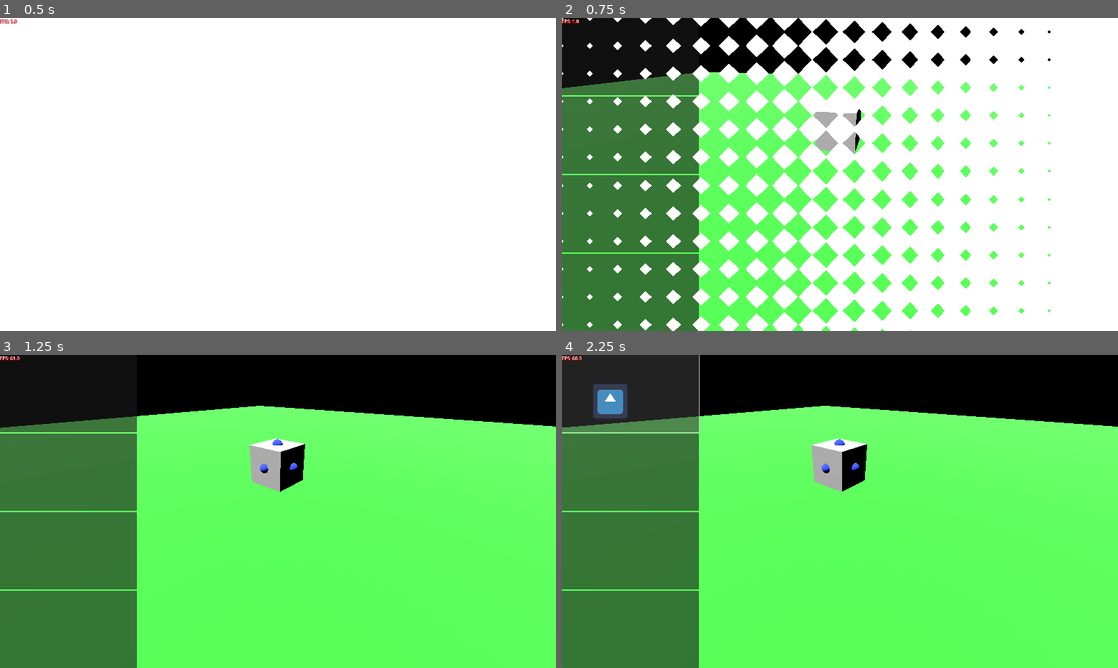
Above: before the commit, frames 1-4 (two rows, left to right).
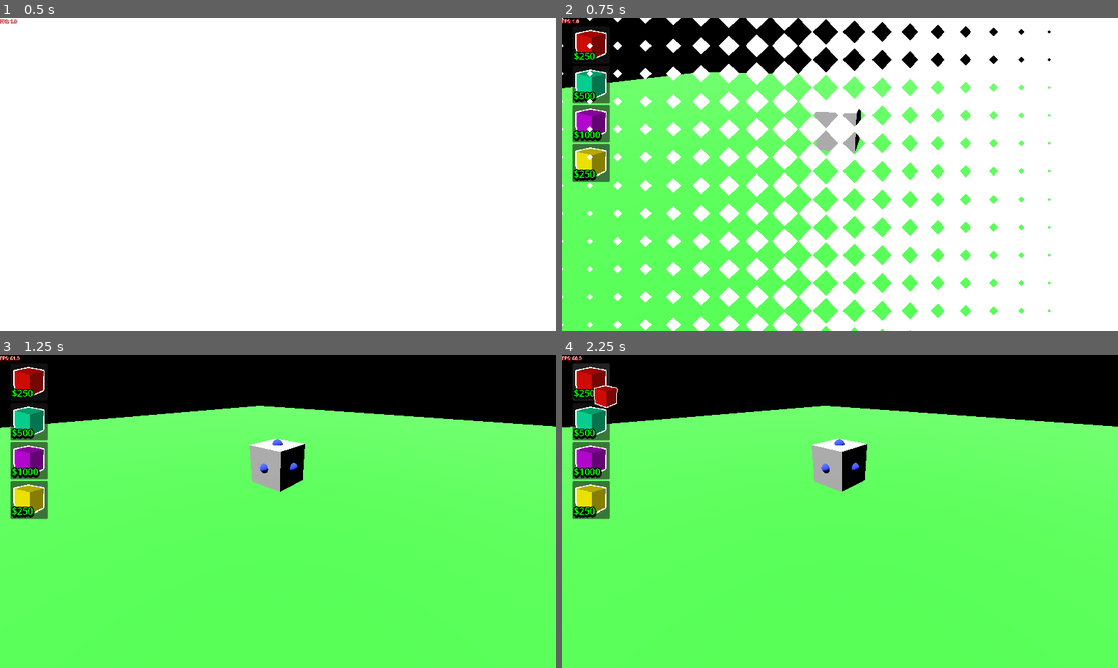
Above: after the commit, the same moments.

Repository: SuperGoon97/CAPJam2025
Game: Godot game, scene res://Scenes/Core/GameCore/game_core.tscn
Same seed, same stepped clock (60 frames per second), same inputs: the game is played once before the commit and once after it. The engine's default icon, where the game draws it, is replaced by a stand-in: a white triangle on a blue panel in a dark square.
Inputs (mouse positions are in pixels of both pictures, inside the frame that each line leads up to):
- Up to frame 1 (0.5 s): no input
- Up to frame 2 (0.75 s): move the mouse to (962, 158) at 0.52 s; hold Right (Right) from 0.53 s (still down); click (962, 158) at 0.67 s
- Up to frame 3 (1.25 s): keep holding Right (Right)
- Up to frame 4 (2.25 s): release Right (Right) at 1.25 s; click (628, 392) at 1.27 s; click (589, 383) at 2 s, where only the run after the commit has a clickable "$250"

Frame 1 is identical in both runs. In frame 2, 18% of the frame differs, in the area x 0-25%, y 3-100%; in frame 3, 19%; in frame 4, 24%, in the area x 0-25%, y 0-100%.

Commit message:
ui stuff

Diff:
--- /dev/null
+++ b/template/Scenes/UI/Game/shop_button.tscn
@@ -0,0 +1,52 @@
+[gd_scene load_steps=3 format=3 uid="uid://btv1j6rkn1x0x"]
+
+[ext_resource type="Script" uid="uid://c5cdl1naw77lt" path="res://Scripts/UI/Buttons/shop_button.gd" id="2_p63c0"]
+[ext_resource type="Resource" uid="uid://cpujqdhgm87q3" path="res://Scripts/Resources/GameResources/ShipResources/rocket_part_body_test.tres" id="3_wd011"]
+
+[node name="Button1" type="Button"]
+custom_minimum_size = Vector2(128, 128)
+anchors_preset = 8
+anchor_left = 0.5
+anchor_top = 0.5
+anchor_right = 0.5
+anchor_bottom = 0.5
+offset_left = -64.0
+offset_top = -64.0
+offset_right = 64.0
+offset_bottom = 64.0
+grow_horizontal = 2
+grow_vertical = 2
+size_flags_vertical = 3
+focus_mode = 0
+script = ExtResource("2_p63c0")
+rocket_resource = ExtResource("3_wd011")
+metadata/_custom_type_script = "uid://dgx1cflkdckp7"
+
+[node name="TextureRect" type="TextureRect" parent="."]
+custom_minimum_size = Vector2(96, 96)
+layout_mode = 1
+anchors_preset = 15
+anchor_right = 1.0
+anchor_bottom = 1.0
+grow_horizontal = 2
+grow_vertical = 2
+mouse_filter = 2
+
+[node name="Label" type="Label" parent="."]
+layout_mode = 1
+anchors_preset = 2
+anchor_top = 1.0
+anchor_bottom = 1.0
+offset_left = 5.0
+offset_top = -26.0
+offset_right = 51.0
+offset_bottom = -3.0
+grow_vertical = 0
+theme_override_colors/font_color = Color(0, 0.92021066, 0.1428257, 1)
+theme_override_colors/font_shadow_color = Color(0, 0, 0, 1)
+theme_override_colors/font_outline_color = Color(0, 0, 0, 1)
+theme_override_constants/shadow_offset_y = 4
+theme_override_constants/outline_size = 14
+theme_override_constants/shadow_outline_size = 19
+theme_override_font_sizes/font_size = 32
+text = "$3500"
--- a/template/Scenes/UI/Game/shop_control.tscn
+++ b/template/Scenes/UI/Game/shop_control.tscn
@@ -1,7 +1,10 @@
-[gd_scene load_steps=3 format=3 uid="uid://b65ptox7c8pai"]
+[gd_scene load_steps=6 format=3 uid="uid://b65ptox7c8pai"]
 
-[ext_resource type="Script" uid="uid://c5cdl1naw77lt" path="res://Scripts/UI/Buttons/shop_button.gd" id="1_7g370"]
-[ext_resource type="Resource" uid="uid://cpujqdhgm87q3" path="res://Scripts/Resources/GameResources/ShipResources/rocket_part_body_test.tres" id="2_8n5a4"]
+[ext_resource type="PackedScene" uid="uid://btv1j6rkn1x0x" path="res://Scenes/UI/Game/shop_button.tscn" id="1_7g370"]
+[ext_resource type="Resource" uid="uid://cx5fvl3gysa2a" path="res://Scripts/Resources/GameResources/ShipResources/rocket_part_block.tres" id="2_3btdd"]
+[ext_resource type="Resource" uid="uid://b2oqjq5cdwcu1" path="res://Scripts/Resources/GameResources/ShipResources/rocket_part_thruster.tres" id="3_ur22g"]
+[ext_resource type="Resource" uid="uid://ovys61sx81ta" path="res://Scripts/Resources/GameResources/ShipResources/rocket_part_fuel.tres" id="4_culsl"]
+[ext_resource type="Resource" uid="uid://h5rcays0b5hs" path="res://Scripts/Resources/GameResources/ShipResources/rocket_part_cone.tres" id="5_k1wb0"]
 
 [node name="ShopControl" type="Control"]
 layout_mode = 3
@@ -10,72 +13,51 @@
 anchor_bottom = 1.0
 grow_horizontal = 2
 grow_vertical = 2
+mouse_filter = 2
 
 [node name="VSplitContainer" type="VBoxContainer" parent="."]
 layout_mode = 1
-anchors_preset = 15
-anchor_right = 1.0
-anchor_bottom = 1.0
-grow_horizontal = 2
-grow_vertical = 2
+offset_left = 30.0
+offset_top = 30.0
+offset_right = 175.0
+offset_bottom = 568.0
 
 [node name="Button1Holder" type="Control" parent="VSplitContainer"]
+custom_minimum_size = Vector2(96, 96)
 layout_mode = 2
-size_flags_vertical = 3
+size_flags_horizontal = 4
+size_flags_vertical = 6
 
-[node name="Button1" type="Button" parent="VSplitContainer/Button1Holder"]
+[node name="Button1" parent="VSplitContainer/Button1Holder" instance=ExtResource("1_7g370")]
 layout_mode = 1
-anchors_preset = 15
-anchor_right = 1.0
-anchor_bottom = 1.0
-grow_horizontal = 2
-grow_vertical = 2
-size_flags_vertical = 3
-script = ExtResource("1_7g370")
-rocket_resource = ExtResource("2_8n5a4")
-metadata/_custom_type_script = "uid://dgx1cflkdckp7"
+rocket_resource = ExtResource("2_3btdd")
 
 [node name="Button1Holder2" type="Control" parent="VSplitContainer"]
+custom_minimum_size = Vector2(96, 96)
 layout_mode = 2
-size_flags_vertical = 3
+size_flags_horizontal = 4
+size_flags_vertical = 6
 
-[node name="Button1" type="Button" parent="VSplitContainer/Button1Holder2"]
+[node name="Button1" parent="VSplitContainer/Button1Holder2" instance=ExtResource("1_7g370")]
 layout_mode = 1
-anchors_preset = 15
-anchor_right = 1.0
-anchor_bottom = 1.0
-grow_horizontal = 2
-grow_vertical = 2
-size_flags_vertical = 3
-script = ExtResource("1_7g370")
-metadata/_custom_type_script = "uid://dgx1cflkdckp7"
+rocket_resource = ExtResource("3_ur22g")
 
 [node name="Button1Holder3" type="Control" parent="VSplitContainer"]
+custom_minimum_size = Vector2(96, 96)
 layout_mode = 2
-size_flags_vertical = 3
+size_flags_horizontal = 4
+size_flags_vertical = 6
 
-[node name="Button1" type="Button" parent="VSplitContainer/Button1Holder3"]
+[node name="Button1" parent="VSplitContainer/Button1Holder3" instance=ExtResource("1_7g370")]
 layout_mode = 1
-anchors_preset = 15
-anchor_right = 1.0
-anchor_bottom = 1.0
-grow_horizontal = 2
-grow_vertical = 2
-size_flags_vertical = 3
-script = ExtResource("1_7g370")
-metadata/_custom_type_script = "uid://dgx1cflkdckp7"
+rocket_resource = ExtResource("4_culsl")
 
 [node name="Button1Holder4" type="Control" parent="VSplitContainer"]
+custom_minimum_size = Vector2(96, 96)
 layout_mode = 2
-size_flags_vertical = 3
+size_flags_horizontal = 4
+size_flags_vertical = 6
 
-[node name="Button1" type="Button" parent="VSplitContainer/Button1Holder4"]
+[node name="Button1" parent="VSplitContainer/Button1Holder4" instance=ExtResource("1_7g370")]
 layout_mode = 1
-anchors_preset = 15
-anchor_right = 1.0
-anchor_bottom = 1.0
-grow_horizontal = 2
-grow_vertical = 2
-size_flags_vertical = 3
-script = ExtResource("1_7g370")
-metadata/_custom_type_script = "uid://dgx1cflkdckp7"
+rocket_resource = ExtResource("5_k1wb0")
--- a/template/Scenes/UI/ui_main.tscn
+++ b/template/Scenes/UI/ui_main.tscn
@@ -24,4 +24,3 @@
 
 [node name="ShopControl" parent="." instance=ExtResource("2_pclsy")]
 layout_mode = 1
-offset_right = -1447.0
--- /dev/null
+++ b/template/Scripts/Resources/GameResources/ShipResources/rocket_part_block.tres
@@ -0,0 +1,11 @@
+[gd_resource type="Resource" script_class="RocketPartResource" load_steps=3 format=3 uid="uid://cx5fvl3gysa2a"]
+
+[ext_resource type="Texture2D" uid="uid://dym88tjp4vss3" path="res://Assets/Sprites/t_ui_icon_block.png" id="1_cnewi"]
+[ext_resource type="Script" uid="uid://b4ynbiek7cbdq" path="res://Scripts/Resources/GameResources/ShipResources/rocket_part_resource.gd" id="2_xwhs5"]
+
+[resource]
+script = ExtResource("2_xwhs5")
+scene_path_string = "res://Scenes/GameScenes/RocketScenes/rocket_body_test.tscn"
+icon = ExtResource("1_cnewi")
+cost = 250
+metadata/_custom_type_script = "uid://b4ynbiek7cbdq"
--- /dev/null
+++ b/template/Scripts/Resources/GameResources/ShipResources/rocket_part_cone.tres
@@ -0,0 +1,11 @@
+[gd_resource type="Resource" script_class="RocketPartResource" load_steps=3 format=3 uid="uid://h5rcays0b5hs"]
+
+[ext_resource type="Texture2D" uid="uid://ba3gi20kis3lm" path="res://Assets/Sprites/t_ui_icon_spare.png" id="1_heqyq"]
+[ext_resource type="Script" uid="uid://b4ynbiek7cbdq" path="res://Scripts/Resources/GameResources/ShipResources/rocket_part_resource.gd" id="2_1bg6j"]
+
+[resource]
+script = ExtResource("2_1bg6j")
+scene_path_string = "res://Scenes/GameScenes/RocketScenes/rocket_body_test.tscn"
+icon = ExtResource("1_heqyq")
+cost = 250
+metadata/_custom_type_script = "uid://b4ynbiek7cbdq"
--- /dev/null
+++ b/template/Scripts/Resources/GameResources/ShipResources/rocket_part_fuel.tres
@@ -0,0 +1,11 @@
+[gd_resource type="Resource" script_class="RocketPartResource" load_steps=3 format=3 uid="uid://ovys61sx81ta"]
+
+[ext_resource type="Texture2D" uid="uid://ce3ixiiapichl" path="res://Assets/Sprites/t_ui_icon_thruster.png" id="1_bk3fw"]
+[ext_resource type="Script" uid="uid://b4ynbiek7cbdq" path="res://Scripts/Resources/GameResources/ShipResources/rocket_part_resource.gd" id="2_fttbp"]
+
+[resource]
+script = ExtResource("2_fttbp")
+scene_path_string = "res://Scenes/GameScenes/RocketScenes/rocket_body_test.tscn"
+icon = ExtResource("1_bk3fw")
+cost = 1000
+metadata/_custom_type_script = "uid://b4ynbiek7cbdq"
--- a/template/Scripts/Resources/GameResources/ShipResources/rocket_part_resource.gd
+++ b/template/Scripts/Resources/GameResources/ShipResources/rocket_part_resource.gd
@@ -3,3 +3,4 @@
 @export var scene_path_string:String = "null"
 @export var icon:CompressedTexture2D = null
 @export var cost:int = 0
+@export var mass:float = 1.0
--- /dev/null
+++ b/template/Scripts/Resources/GameResources/ShipResources/rocket_part_thruster.tres
@@ -0,0 +1,11 @@
+[gd_resource type="Resource" script_class="RocketPartResource" load_steps=3 format=3 uid="uid://b2oqjq5cdwcu1"]
+
+[ext_resource type="Texture2D" uid="uid://bun37tput6xu1" path="res://Assets/Sprites/t_ui_icon_fuel.png" id="1_r3mbp"]
+[ext_resource type="Script" uid="uid://b4ynbiek7cbdq" path="res://Scripts/Resources/GameResources/ShipResources/rocket_part_resource.gd" id="2_l8css"]
+
+[resource]
+script = ExtResource("2_l8css")
+scene_path_string = "res://Scenes/GameScenes/RocketScenes/rocket_thruster_base_test.tscn"
+icon = ExtResource("1_r3mbp")
+cost = 500
+metadata/_custom_type_script = "uid://b4ynbiek7cbdq"
--- a/template/Scripts/UI/Buttons/shop_button.gd
+++ b/template/Scripts/UI/Buttons/shop_button.gd
@@ -1,6 +1,8 @@
 class_name ShopButton extends ButtonBase
 
 @export var rocket_resource:RocketPartResource
+@onready var texture_rect: TextureRect = $TextureRect
+@onready var label: Label = $Label
 
 func _pressed() -> void:
 	super()
@@ -8,3 +10,15 @@
 		GVar.build_manager.current_score -= rocket_resource.cost
 		GVar.ui_manager.ui_main.add_child(MouseFollowingTextureRect.new(rocket_resource.icon))
 		GVar.signal_bus.player_grabbed_rocket_part_from_shop.emit(rocket_resource)
+
+func _ready() -> void:
+	texture_rect.texture = rocket_resource.icon
+	label.text = ("$" + str(rocket_resource.cost))
+	GVar.signal_bus.score_changed.connect(_changeTextScoreChanged)
+	_changeTextScoreChanged(GVar.build_manager.current_score)
+
+func _changeTextScoreChanged(score:int):
+	if score >= rocket_resource.cost:
+		label.add_theme_color_override("font_color", Color(0.0, 1.0, 0.0, 1.0))
+	else:
+		label.add_theme_color_override("font_color", Color(1.0, 0.0, 0.0, 1.0))
Binary file added: template/Assets/Sprites/t_ui_icon_block.png
Not shown, added: template/Assets/Sprites/t_ui_icon_block.png.import
Binary file added: template/Assets/Sprites/t_ui_icon_fuel.png
Not shown, added: template/Assets/Sprites/t_ui_icon_fuel.png.import
Binary file added: template/Assets/Sprites/t_ui_icon_spare.png
Not shown, added: template/Assets/Sprites/t_ui_icon_spare.png.import
Binary file added: template/Assets/Sprites/t_ui_icon_thruster.png
Not shown, added: template/Assets/Sprites/t_ui_icon_thruster.png.import
